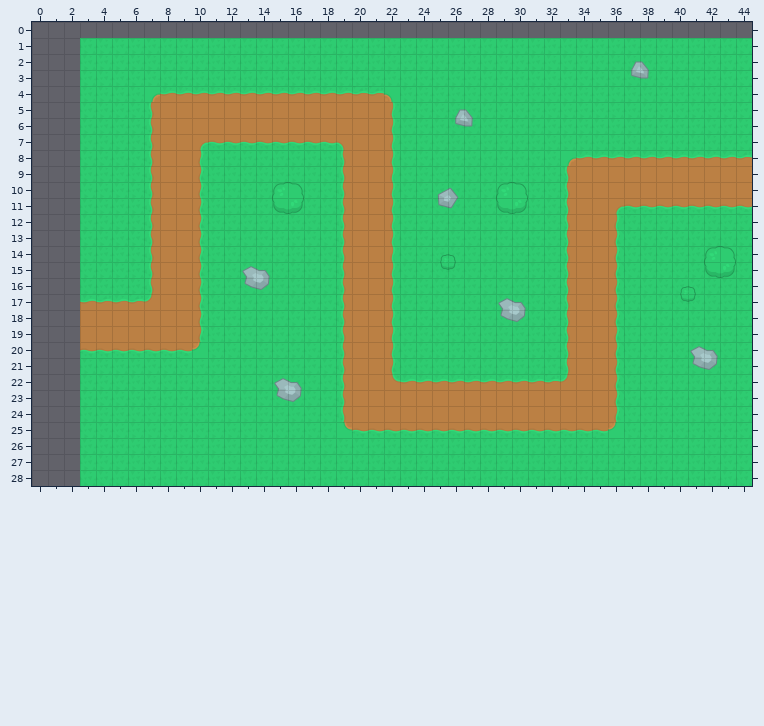
A Tiled map (JSON) gets an edit: assets/maps/level1.json. This is how it looked before the edit.
Cells are 32x32 px. Shown: x 0..44, y 0..28. The commit also replaced the tileset; all pictures use the new one. The old version is drawn lined up with the new one.
Once edited:
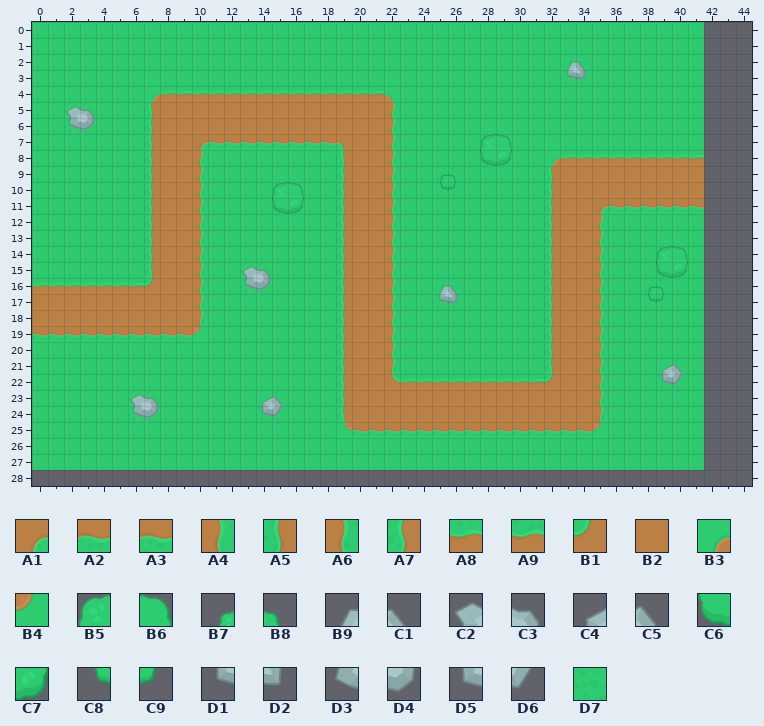
Key: from "tileset": A1 47, A2 48, A3 49, A4 93, A5 96, A6 139, A7 142, A8 186, A9 187, B1 188, B2 192, B3 323, B4 464, B5 490, B6 491, B7 492, B8 493, B9 500, C1 501, C2 502, C3 503, C4 504, C5 505, C6 536, C7 537, C8 538, C9 539, D1 546, D2 547, D3 548, D4 549, D5 550, D6 551, D7 590.
__ is an empty cell.
Change:
everything moved by +22,+13 cells (the old picture is shown already moved)
Layer "background":
y 0: x 0..41 __ __ __ __ __ __ __ __ __ __ __ __ __ __ __ __ __ __ __ __ __ __ __ __ __ __ __ __ __ __ __ __ __ __ __ __ __ __ __ __ __ __ -> D7 D7 D7 D7 D7 D7 D7 D7 D7 D7 D7 D7 D7 D7 D7 D7 D7 D7 D7 D7 D7 D7 D7 D7 D7 D7 D7 D7 D7 D7 D7 D7 D7 D7 D7 D7 D7 D7 D7 D7 D7 D7
y 1..7: x 0..2 __ __ __ -> D7 D7 D7; x 42..44 D7 D7 D7 -> __ __ __
y 8: x 0..2 __ __ __ -> D7 D7 D7; x 32..33 D7 B3 -> B3 A8; x 42..44 A8 A8 A9 -> __ __ __
y 9: x 0..2 __ __ __ -> D7 D7 D7; x 32..33 D7 A5 -> A5 B2; x 42..44 B2 B2 B2 -> __ __ __
y 10: x 0..2 __ __ __ -> D7 D7 D7; x 32..33 D7 A5 -> A7 B2; x 42..44 B2 B2 B2 -> __ __ __
y 11: x 0..2 __ __ __ -> D7 D7 D7; x 32..33 D7 A5 -> A7 B2; x 35..36 B2 A1 -> A1 A2; x 42..44 A2 A2 A3 -> __ __ __
y 12: x 0..2 __ __ __ -> D7 D7 D7; x 32..33 D7 A5 -> A7 B2; x 35..36 B2 A4 -> A4 D7; x 42..44 D7 D7 D7 -> __ __ __
y 13..15: x 0..2 __ __ __ -> D7 D7 D7; x 32..33 D7 A5 -> A7 B2; x 35..36 B2 A6 -> A6 D7; x 42..44 D7 D7 D7 -> __ __ __
y 16: x 0..7 __ __ __ D7 D7 D7 D7 A7 -> A8 A8 A8 A8 A8 A8 A9 B1; x 32..33 D7 A5 -> A7 B2; x 35..36 B2 A6 -> A6 D7; x 42..44 D7 D7 D7 -> __ __ __
y 17: x 0..7 __ __ __ A8 A9 A8 A9 B1 -> B2 B2 B2 B2 B2 B2 B2 B2; x 32..33 D7 A5 -> A7 B2; x 35..36 B2 A6 -> A6 D7; x 42..44 D7 D7 D7 -> __ __ __
y 18: x 0..2 __ __ __ -> B2 B2 B2; x 32..33 D7 A5 -> A7 B2; x 35..36 B2 A6 -> A6 D7; x 42..44 D7 D7 D7 -> __ __ __
y 19: x 0..10 __ __ __ B2 B2 B2 B2 B2 B2 B2 A6 -> A2 A2 A2 A2 A2 A2 A2 A2 A2 A3 B4; x 32..33 D7 A5 -> A7 B2; x 35..36 B2 A6 -> A6 D7; x 42..44 D7 D7 D7 -> __ __ __
y 20: x 0..10 __ __ __ A2 A2 A2 A2 A2 A2 A3 B4 -> D7 D7 D7 D7 D7 D7 D7 D7 D7 D7 D7; x 32..33 D7 A5 -> A7 B2; x 35..36 B2 A6 -> A6 D7; x 42..44 D7 D7 D7 -> __ __ __
y 21: x 0..2 __ __ __ -> D7 D7 D7; x 32..33 D7 A7 -> A7 B2; x 35..36 B2 A6 -> A6 D7; x 42..44 D7 D7 D7 -> __ __ __
y 22: x 0..2 __ __ __ -> D7 D7 D7; x 32..33 A9 B1 -> B1 B2; x 35..36 B2 A6 -> A6 D7; x 42..44 D7 D7 D7 -> __ __ __
y 23..24: x 0..2 __ __ __ -> D7 D7 D7; x 35..36 B2 A6 -> A6 D7; x 42..44 D7 D7 D7 -> __ __ __
y 25: x 0..2 __ __ __ -> D7 D7 D7; x 35..36 A3 B4 -> B4 D7; x 42..44 D7 D7 D7 -> __ __ __
y 26..27: x 0..2 __ __ __ -> D7 D7 D7; x 42..44 D7 D7 D7 -> __ __ __
y 28: x 3..44 D7 D7 D7 D7 D7 D7 D7 D7 D7 D7 D7 D7 D7 D7 D7 D7 D7 D7 D7 D7 D7 D7 D7 D7 D7 D7 D7 D7 D7 D7 D7 D7 D7 D7 D7 D7 D7 D7 D7 D7 D7 D7 -> __ __ __ __ __ __ __ __ __ __ __ __ __ __ __ __ __ __ __ __ __ __ __ __ __ __ __ __ __ __ __ __ __ __ __ __ __ __ __ __ __ __
Layer "rocks":
y 2: x 33..34 __ __ -> B9 C1; x 37..38 B9 C1 -> __ __
y 3: x 33..34 __ __ -> D1 D2; x 37..38 D1 D2 -> __ __
y 5: x 2..3 __ __ -> C2 C3; x 26..27 B9 C1 -> __ __
y 6: x 2..3 __ __ -> D3 D4; x 26..27 D1 D2 -> __ __
y 7: x 28..29 __ __ -> B5 B6
y 8: x 28..29 __ __ -> C6 C7
y 9: x 25..26 __ __ -> B7 B8
y 10: x 25..26 C4 C5 -> C8 C9; x 29..30 B5 B6 -> __ __
y 11: x 25..26 D5 D6 -> __ __; x 29..30 C6 C7 -> __ __
y 14: x 25..26 B7 B8 -> __ __; x 39..40 __ __ -> B5 B6; x 42..43 B5 B6 -> __ __
y 15: x 25..26 C8 C9 -> __ __; x 39..40 __ __ -> C6 C7; x 42..43 C6 C7 -> __ __
y 16: x 25..26 __ __ -> B9 C1; x 38..41 __ __ B7 B8 -> B7 B8 __ __
y 17: x 25..26 __ __ -> D1 D2; x 29..30 C2 C3 -> __ __; x 38..41 __ __ C8 C9 -> C8 C9 __ __
y 18: x 29..30 D3 D4 -> __ __
y 20: x 41..42 C2 C3 -> __ __
y 21: x 39..42 __ __ D3 D4 -> C4 C5 __ __
y 22: x 15..16 C2 C3 -> __ __; x 39..40 __ __ -> D5 D6
y 23: x 6..7 __ __ -> C2 C3; x 14..16 __ D3 D4 -> C4 C5 __
y 24: x 6..7 __ __ -> D3 D4; x 14..15 __ __ -> D5 D6
